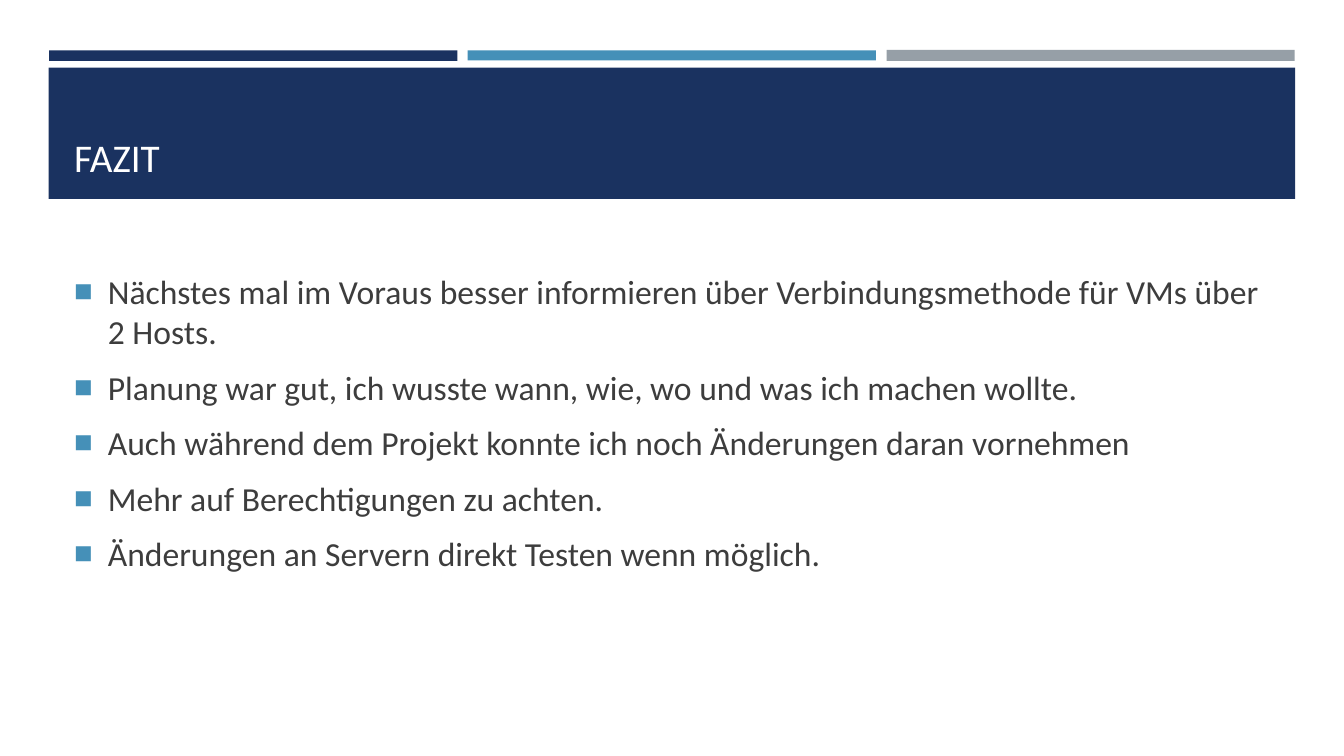
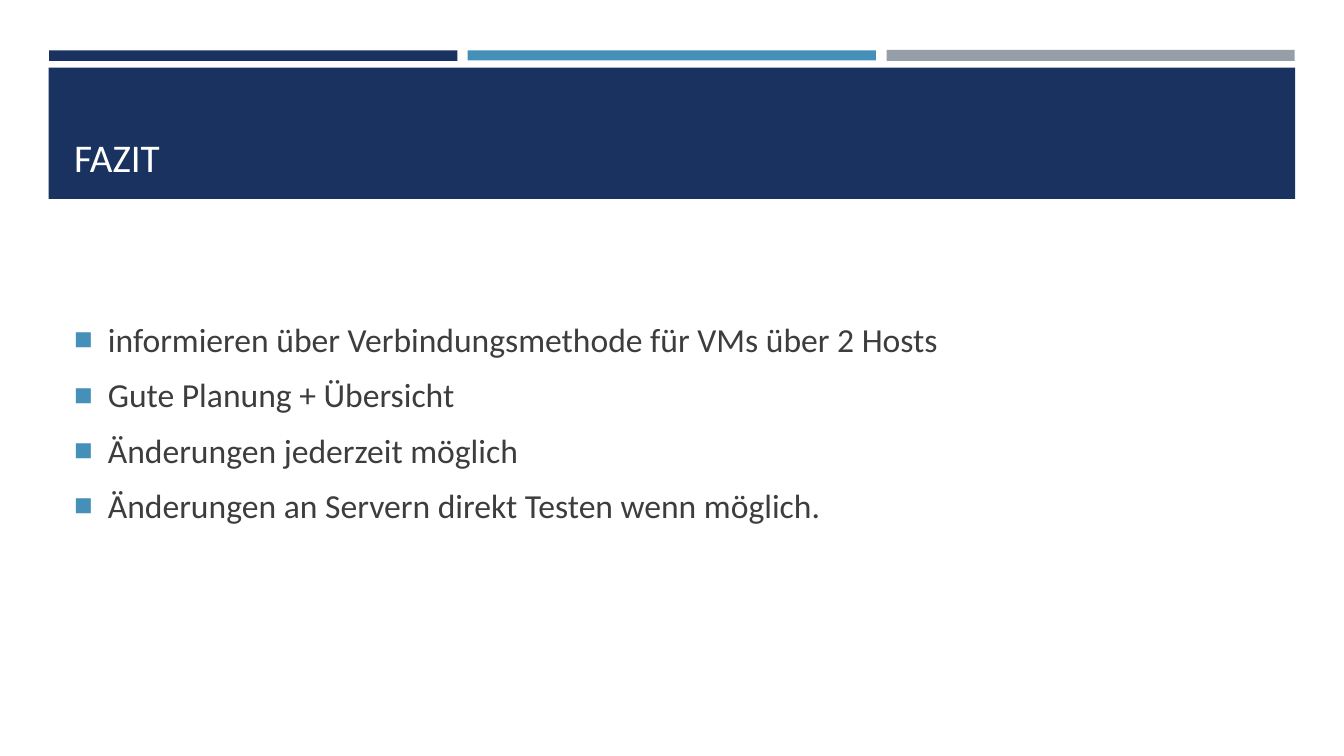
Before and after one commit to SenpaiFlo/Sportferienprojekt_001, a slide deck: slide 11 of 07_presentation/project_documentation.pptx (slide 12 before the commit). Drawn at 1344x756 pixels with LibreOffice and Linux fonts; fonts in the diff are those of the drawing. Boxes give left, top, right and bottom in pixels: in the first picture for what was removed or moved away, otherwise in the second. Text is boxed around its words. In the diff, an @@ line names an element or a change of style, - is before the commit and + after.

```diff
--- a/07_presentation/project_documentation.pptx
+++ b/07_presentation/project_documentation.pptx
@@ text at [108,328,938,469]: text changed @@
-■ Nächstes mal im Voraus besser informieren über Verbindungsmethode für VMs über 2 Hosts.
-■ Planung war gut, ich wusste wann, wie, wo und was ich machen wollte.
-■ Auch während dem Projekt konnte ich noch Änderungen daran vornehmen
-■ Mehr auf Berechtigungen zu achten.
+■ informieren über Verbindungsmethode für VMs über 2 Hosts
+■ Gute Planung + Übersicht
+■ Änderungen jederzeit möglich
```
Also in this commit, not shown: 7 other slides changed, 1 slide added, 2 slides removed, 17 other files.
